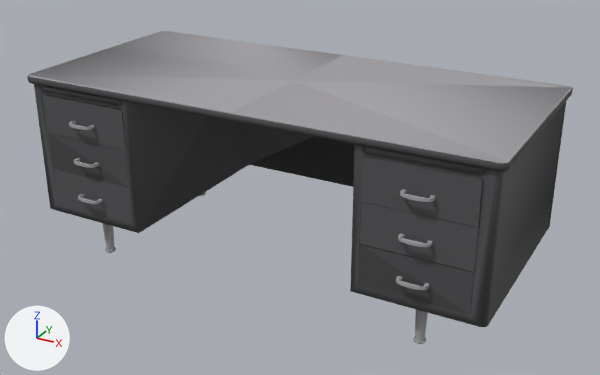
Renders of the glTF model styles/stick-man/assets/props/office/metal-office-desk.glb from each side of a commit.
One viewpoint serves both versions: a 50 mm camera at (1.57, -2.79, 1.73) aimed at (0.04, 0.0, 0.34). Arrows for +X, +Y and +Z are at lower left; the lights stay in place. The first picture is the older version. Vertices at exactly the same position are counted once.

The older version as bpy lines, for what is in view:
```python
mat_flat_s_0 = principled_material('flat_s_0')
mat_flat_s_0.base_color = (0.092, 0.0935, 0.101)  # dark grey #565659
mat_flat_s_0.roughness = 0.75
mat_flat_s_1 = principled_material('flat_s_1')
mat_flat_s_1.base_color = (0.385, 0.379, 0.399)  # grey #a7a6a9
mat_flat_s_1.roughness = 0.75
mat_flat_s_2 = principled_material('flat_s_2')
mat_flat_s_2.base_color = (0.0563, 0.0568, 0.0602)  # dark grey #434345
mat_flat_s_2.roughness = 0.75
me_prop_001 = bpy.data.meshes.new('prop.001')
me_prop_001.from_pydata(...)  # 1565 vertices, 2850 faces; spans x -1.0..1.0, y -0.47..0.47, z 0.0..0.79
# faces by material slot: [105, 1200, 203, 208, 126, 108, 750, 150]
me_prop_001.materials.append(mat_flat_s_0)  # dark grey #565659
me_prop_001.materials.append(mat_flat_s_1)  # grey #a7a6a9
me_prop_001.materials.append(mat_flat_s_2)  # dark grey #434345
me_prop_001.materials.append(mat_flat_s_3)  # dark grey #4c4d4f
me_prop_001.materials.append(mat_flat_s_4)  # dark grey #3c3c3d
me_prop_001.materials.append(mat_flat_s_5)  # dark grey #5e5f61
me_prop_001.materials.append(mat_flat_s_6)  # grey #a19fa3
me_prop_001.materials.append(mat_flat_s_7)  # dark grey #515254
ob_metal_office_desk = bpy.data.objects.new('metal-office-desk', me_prop_001)
ob_metal_office_desk.location = (0.0, 0.0, 0.0)
```
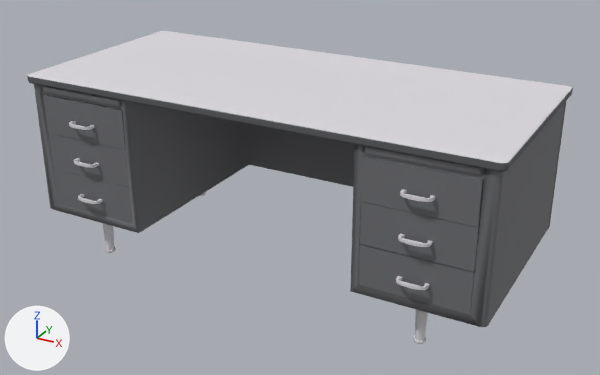
Boxes (x1, y1, x2, y2) around the edits, measured in the pictures (600 x 375 px; the box of a moved part takes in the faces that stretch with it):
'metal-office-desk', recoloured, surface changed (grey to light grey): (27, 31, 573, 344) in both
part 1 of me_prop_001, moved or reshaped: before (29, 31, 259, 253); after (106, 194, 203, 253)
part 2 of me_prop_001, recoloured: (34, 84, 504, 327) in both
part 3 of me_prop_001, recoloured: (27, 76, 572, 269) in both
part 4 of me_prop_001, recoloured: (31, 31, 571, 344) in both
part 5 of me_prop_001, recoloured (dark grey to grey): (35, 89, 503, 327) in both
part 6 of me_prop_001, recoloured: (355, 292, 479, 327) in both

The change, as a diff of the scene's bpy script:
```diff
--- a/styles/stick-man/assets/props/office/metal-office-desk.glb.py
+++ b/styles/stick-man/assets/props/office/metal-office-desk.glb.py
@@ mat_flat_s_0 @@
 mat_flat_s_0 = principled_material('flat_s_0')
-mat_flat_s_0.base_color = (0.092, 0.0935, 0.101)  # dark grey #565659
+mat_flat_s_0.base_color = (0.153, 0.155, 0.166)  # grey #6d6e71
 mat_flat_s_0.roughness = 0.75
@@ mat_flat_s_1 @@
 mat_flat_s_1 = principled_material('flat_s_1')
-mat_flat_s_1.base_color = (0.385, 0.379, 0.399)  # grey #a7a6a9
+mat_flat_s_1.base_color = (0.728, 0.706, 0.744)  # light grey #dedbe0
 mat_flat_s_1.roughness = 0.75
@@ mat_flat_s_2 @@
 mat_flat_s_2 = principled_material('flat_s_2')
-mat_flat_s_2.base_color = (0.0563, 0.0568, 0.0602)  # dark grey #434345
+mat_flat_s_2.base_color = (0.104, 0.105, 0.111)  # dark grey #5b5b5e
 mat_flat_s_2.roughness = 0.75
@@ me_prop_001 @@
 me_prop_001.from_pydata(...)  # 1565 vertices, 2850 faces; spans x -1.0..1.0, y -0.47..0.47, z 0.0..0.79
 # used by ob_metal_office_desk; location = (0.0, 0.0, 0.0)
-me_prop_001.materials.append(mat_flat_s_5)  # dark grey #5e5f61
+# me_prop_001 part 1: 27 vertices moved within x -0.99..-0.7, y -0.44..0.47, z 0.01..0.79
+# me_prop_001 part 2: 150 faces spanning x -0.98..0.98, y -0.43..0.43, z 0.19..0.75 switch from mat_flat_s_3 (dark grey #4c4d4f) to mat_flat_s_0 (grey #6d6e71)
+# me_prop_001 part 3: 93 faces spanning x -1.0..1.0, y -0.44..0.47, z 0.19..0.78 switch from mat_flat_s_4 (dark grey #3c3c3d) to mat_flat_s_2 (dark grey #5b5b5e)
+# me_prop_001 part 4: 473 faces spanning x -0.99..0.99, y -0.47..0.47, z 0.0..0.79 switch from mat_flat_s_6 (grey #a19fa3) to mat_flat_s_1 (light grey #dedbe0)
+# me_prop_001 part 5: 112 faces spanning x -0.98..0.98, y -0.43..0.44, z 0.19..0.75 switch from mat_flat_s_7 (dark grey #515254) to mat_flat_s_0 (grey #6d6e71)
+# me_prop_001 part 6: 1 face spanning x 0.48..0.96, y -0.43, z 0.19..0.22 switches from mat_flat_s_7 (dark grey #515254) to mat_flat_s_2 (dark grey #5b5b5e)
```
